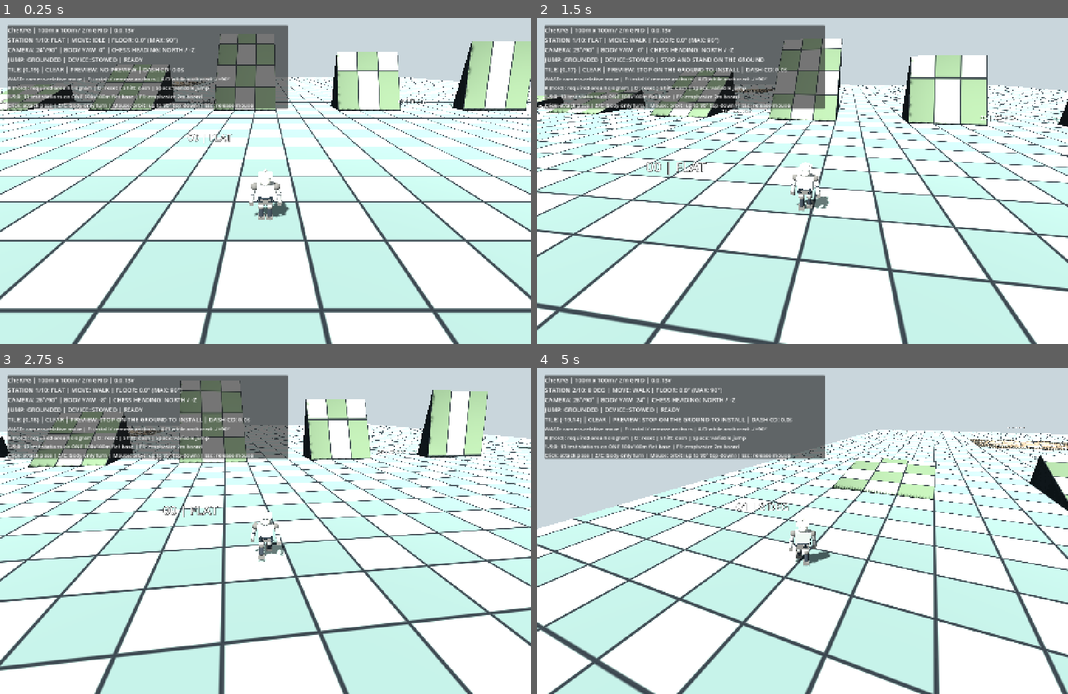
Above: before the commit, frames 1-4 (two rows, left to right).
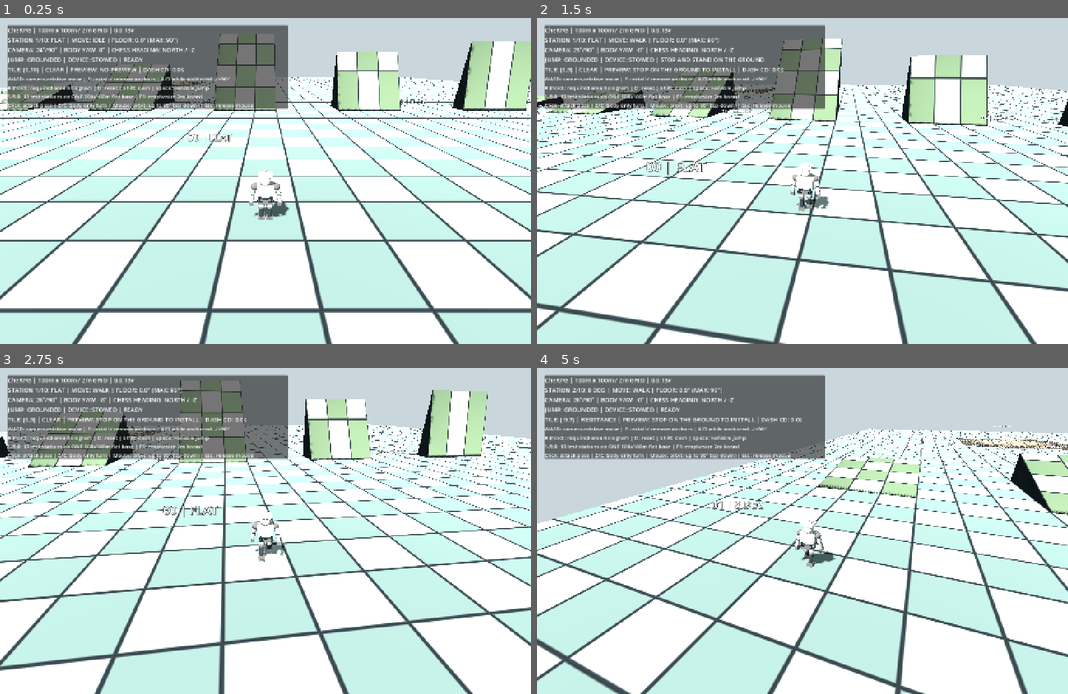
Above: after the commit, the same moments.

Repository: zzunlsj/cherpg
Game: Godot game, scene res://scenes/MotionLab.tscn
Two runs of this game, one before a commit and one after it. Both use one fixed random seed, a clock stepped at 60 frames per second and the inputs below.
Inputs (mouse positions are in pixels of both pictures, inside the frame that each line leads up to):
- Up to frame 1 (0.25 s): no input
- Up to frame 2 (1.5 s): tap Enter at 0.5 s; move the mouse to (829, 181) at 0.52 s; hold R 0.53-1.28 s; hold W from 0.53 s (still down); click (829, 181) at 0.67 s; tap Space at 0.77 s; move the mouse to (775, 181) at 1.27 s; tap F at 1.35 s
- Up to frame 3 (2.75 s): keep holding W; tap Space at 1.52 s; move the mouse to (276, 524) at 2.02 s; tap O at 2.1 s
- Up to frame 4 (5 s): keep holding W; move the mouse to (797, 537) at 2.77 s; tap Shift at 2.85 s; click (797, 537) at 2.92 s; tap Space at 3.02, 3.77, 4.52 s; move the mouse to (839, 534) at 3.52 s; tap 1 at 3.6 s; move the mouse to (760, 527) at 4.27 s; tap 2 at 4.35 s

The runs differ from the first frame. In frame 1, less than 0.1% of the frame differs, in the area x 6-7%, y 15-17%; in frame 2, 0.4%; in frame 3, 0.4%; in frame 4, 35%, in the area x 0-100%, y 8-100%.

Commit message:
Change CheRPG test-map grid size to 4m by 4m

Diff:
--- a/godot/tests/motion_rotation_lab/scripts/board_rules.gd
+++ b/godot/tests/motion_rotation_lab/scripts/board_rules.gd
@@ -1,10 +1,10 @@
 extends RefCounted
-## CheRPG: invisible 2 m board overlain by ordinary physical terrain.
+## CheRPG: invisible 4 m board overlain by ordinary physical terrain.
 ## Within one tile, movement is unrestricted. Crossing into another tile
 ## voluntarily uses the Pawn's active heading (-Z, +X, +Z, -X).
 ## Forced movement is processed separately by pawn_controller.gd.
-const TILE_SIZE_M := 2.0
-const HALF_TILE_M := 1.0
+const TILE_SIZE_M := 4.0
+const HALF_TILE_M := 2.0
 const EDGE_EPSILON := 0.002
 const CARDINAL_OFFSETS := [Vector2i(0, -1), Vector2i(1, 0), Vector2i(0, 1), Vector2i(-1, 0)]
 
